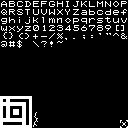
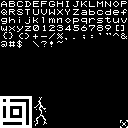
Before/after of a 128×128 layered artwork. What changed in the layer stack:
painted on "others" over 33, 97, 47, 127
